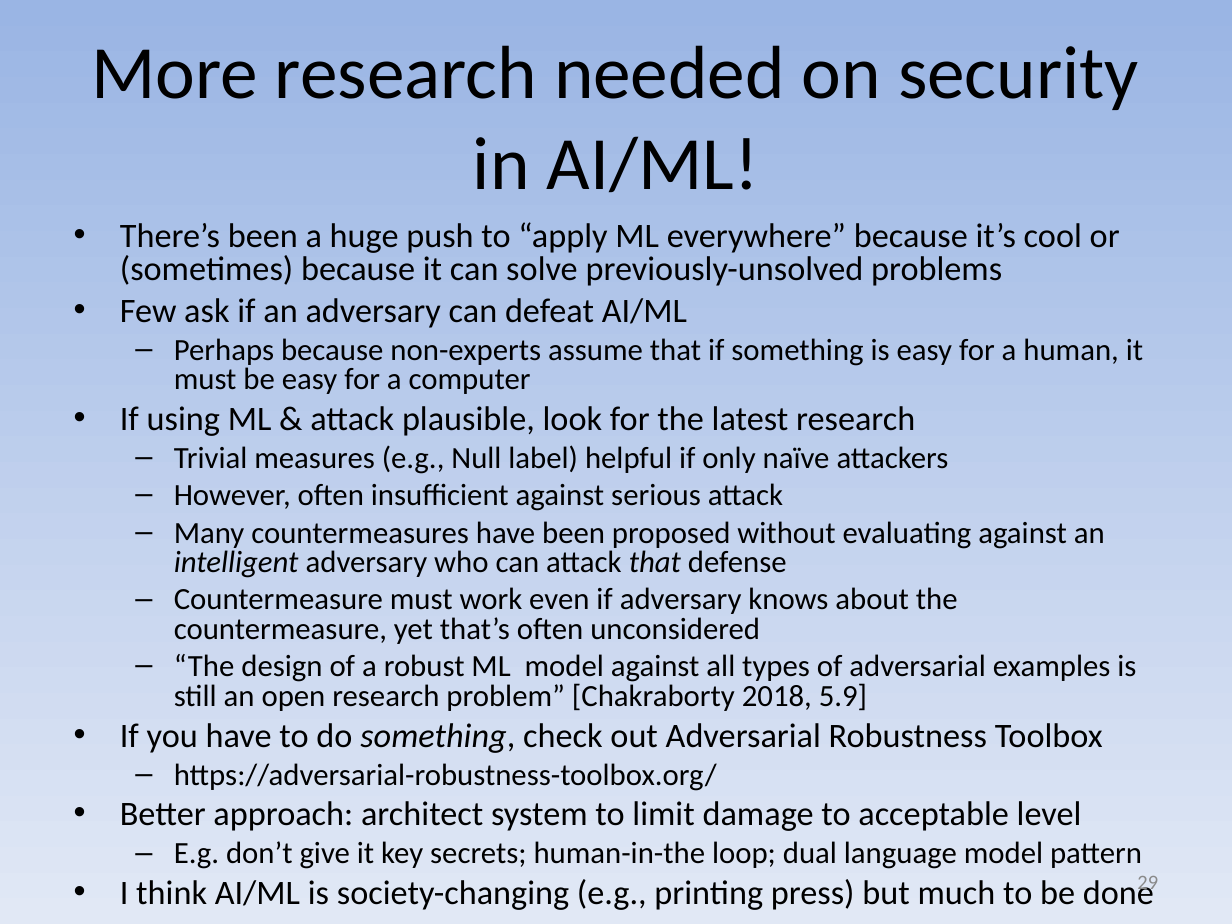
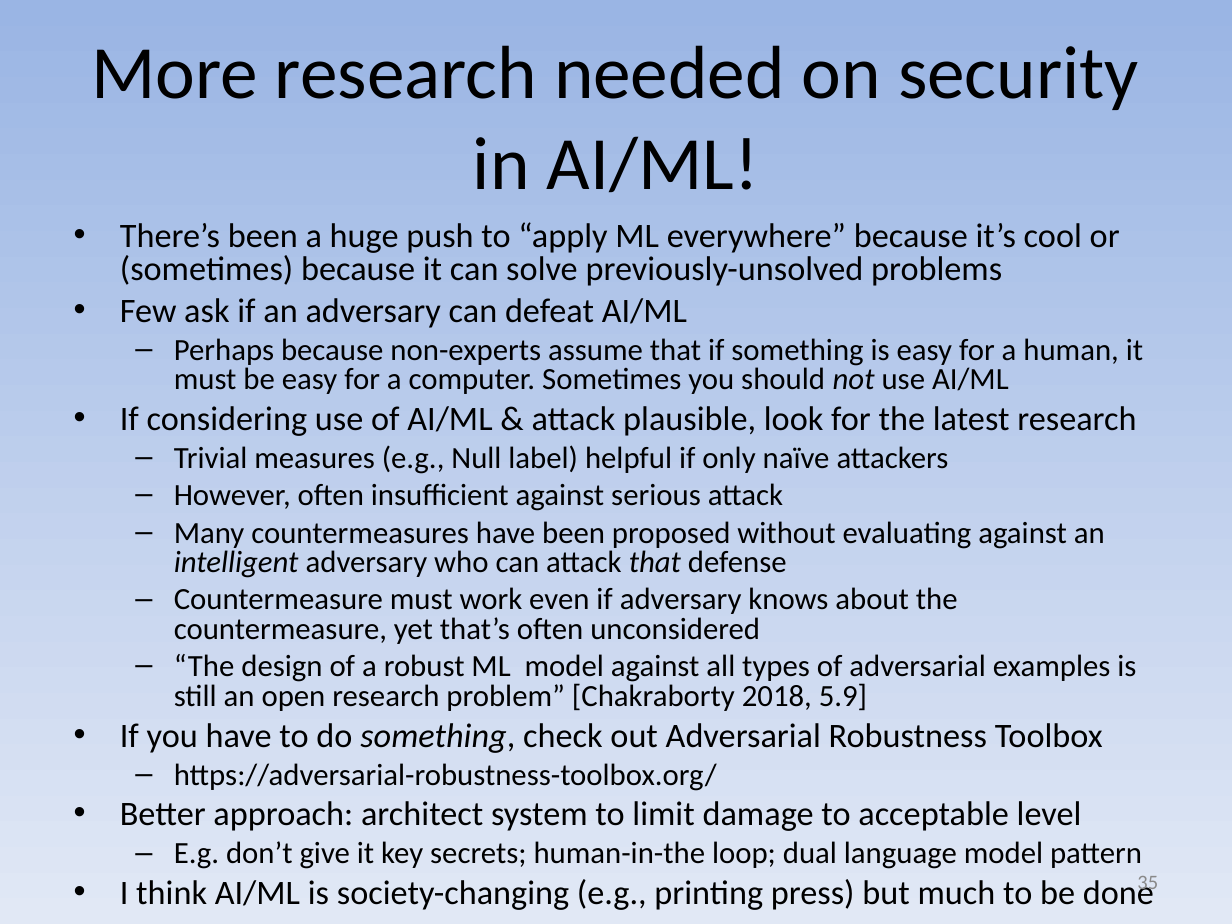
Before and after one commit to david-a-wheeler/david-a-wheeler.github.io, a slide deck: slide 35 of secure-class/presentations/AI-ML-Security.ppt (slide 29 before the commit). Drawn at 1232x924 pixels with LibreOffice and Linux fonts; fonts in the diff are those of the drawing. Boxes give left, top, right and bottom in pixels: in the first picture for what was removed or moved away, otherwise in the second. Text is boxed around its words. In the diff, an @@ line names an element or a change of style, - is before the commit and + after.

Commit message:
Update AI-ML-Security.ppt
In particular, add points from Kumar, broaden discussion / context

```diff
--- a/secure-class/presentations/AI-ML-Security.ppt
+++ b/secure-class/presentations/AI-ML-Security.ppt
@@ text at (x1=120, y1=338, x2=1143, y2=436): text changed @@
-  – Perhaps because non-experts assume that if something is easy for a human, it must be easy for a computer
-• If using ML & attack plausible, look for the latest research
+  – Perhaps because non-experts assume that if something is easy for a human, it must be easy for a computer. Sometimes you should not use AI/ML
+• If considering use of AI/ML & attack plausible, look for the latest research
@@ page number at (x1=1137, y1=876, x2=1158, y2=895): text changed @@
-29
+35
```
Also in this commit, not shown: 9 other slides changed, 6 slides added.
